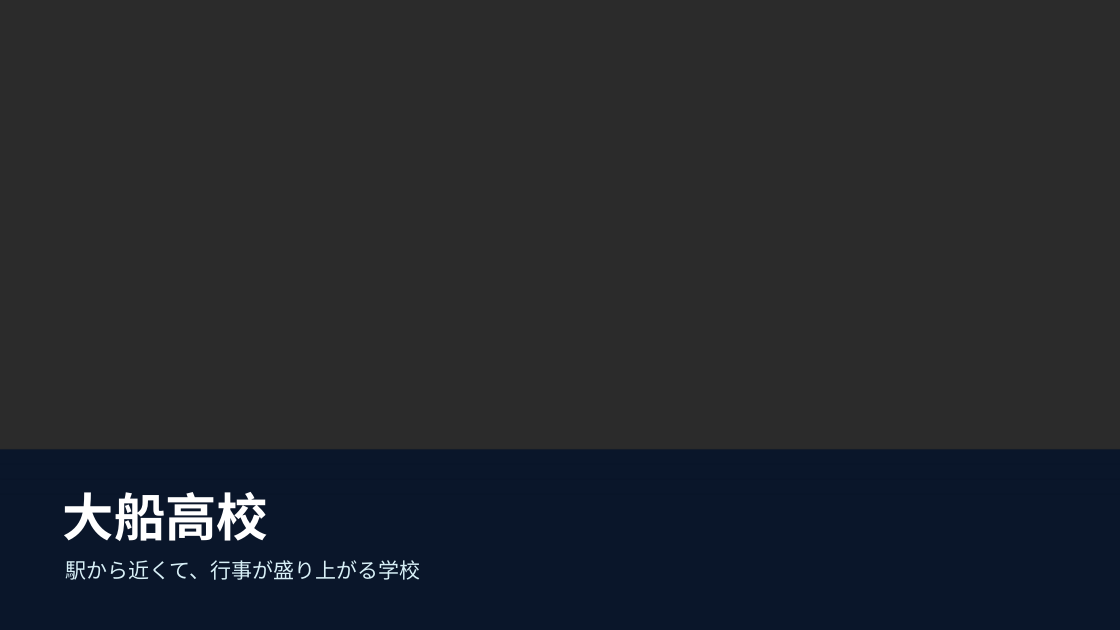
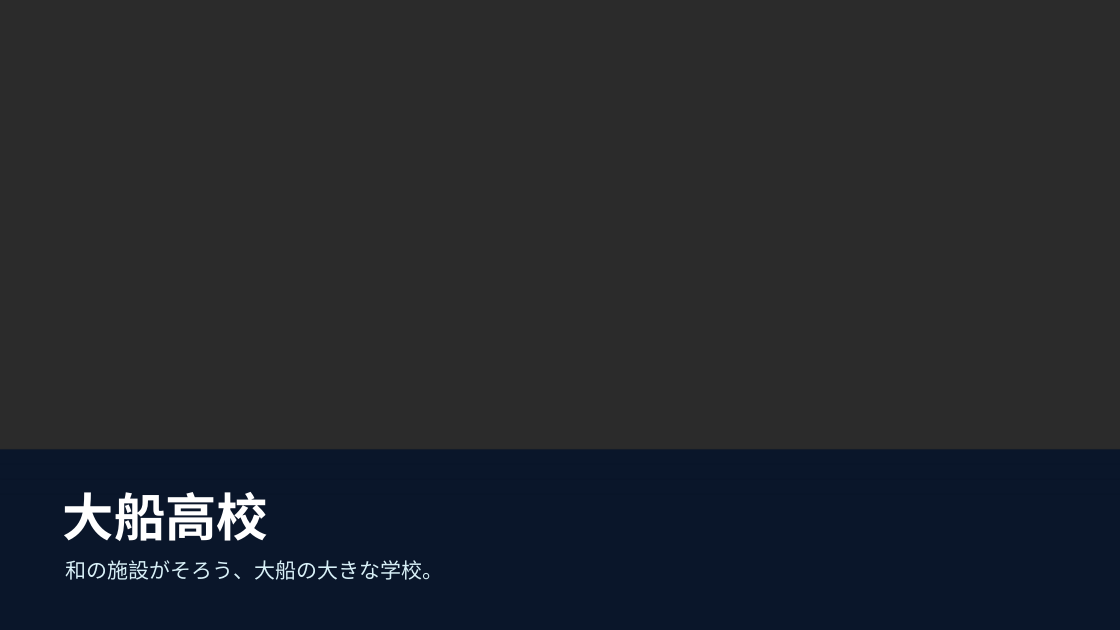
Before and after one commit to ofmeton/all-good-ops, a slide deck: slide 6 of outputs/tutoring/tsukasa/school-slides/deck.pptx. Drawn at 1120x630 pixels with LibreOffice and Linux fonts; fonts in the diff are those of the drawing; background and template pictures are left out; a plain dark background stands for a picture behind light text. Boxes give left, top, right and bottom in pixels: in the first picture for what was removed or moved away, otherwise in the second. Text is boxed around its words. In the diff, an @@ line names an element or a change of style, - is before the commit and + after.

```diff
--- a/outputs/tutoring/tsukasa/school-slides/deck.pptx
+++ b/outputs/tutoring/tsukasa/school-slides/deck.pptx
@@ text at (65,560,443,580): text changed @@
-駅から近くて、行事が盛り上がる学校
+和の施設がそろう、大船の大きな学校。
```
Also in this commit, not shown: 7 other slides changed, 37 other files.
